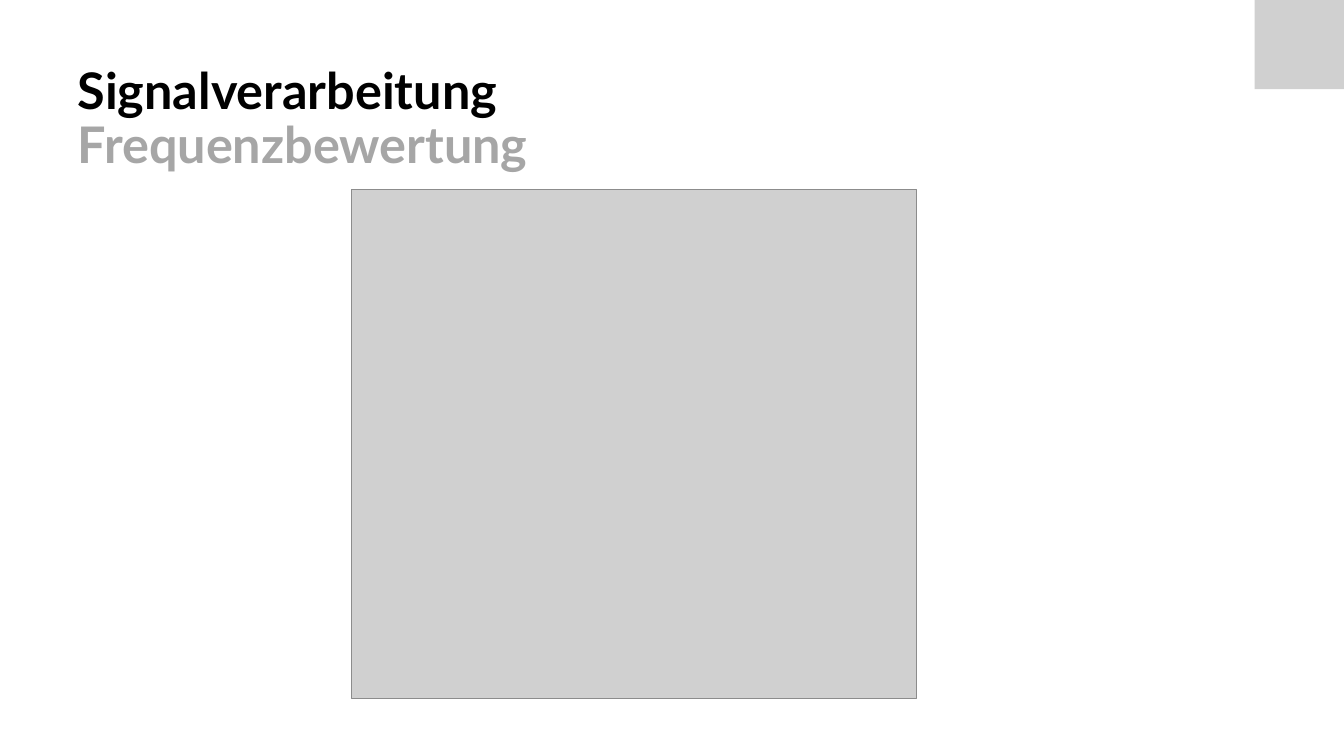
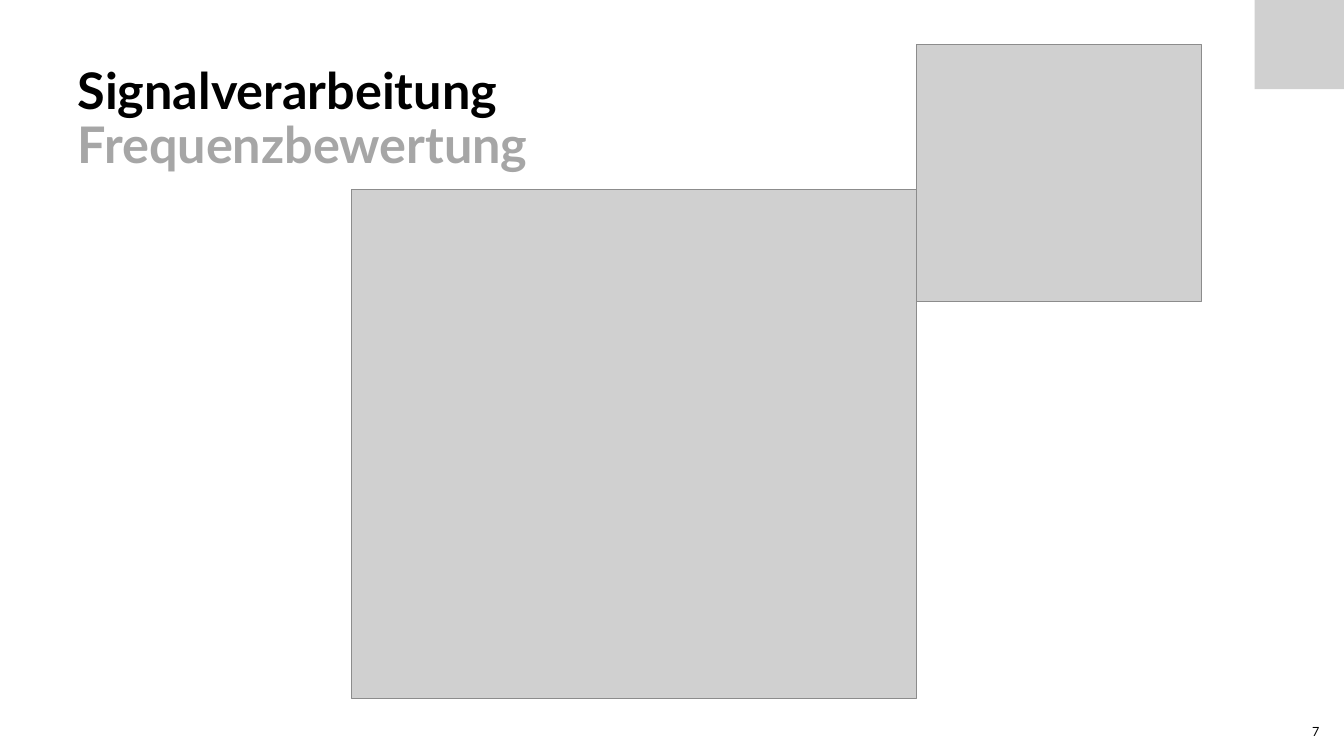
Before and after one commit to Froster2406/BAT2024, a slide deck: slide 7 of Dokumentation/presentation/BAT-EIT-FS24-Präs-Nicora-1507146.pptx. Drawn at 1344x756 pixels with LibreOffice and Linux fonts; fonts in the diff are those of the drawing; grey boxes stand for pictures. Boxes give left, top, right and bottom in pixels: in the first picture for what was removed or moved away, otherwise in the second. Text is boxed around its words. In the diff, an @@ line names an element or a change of style, - is before the commit and + after.

```diff
--- a/Dokumentation/presentation/BAT-EIT-FS24-Präs-Nicora-1507146.pptx
+++ b/Dokumentation/presentation/BAT-EIT-FS24-Präs-Nicora-1507146.pptx
@@ picture added at bbox=[918, 44, 1202, 300] @@
@@ page number added at bbox=[1312, 727, 1319, 736], 9 pt, text #000000 @@
+7
```
Also in this commit, not shown: 16 other slides changed, 3 slides added, 2 other files.
